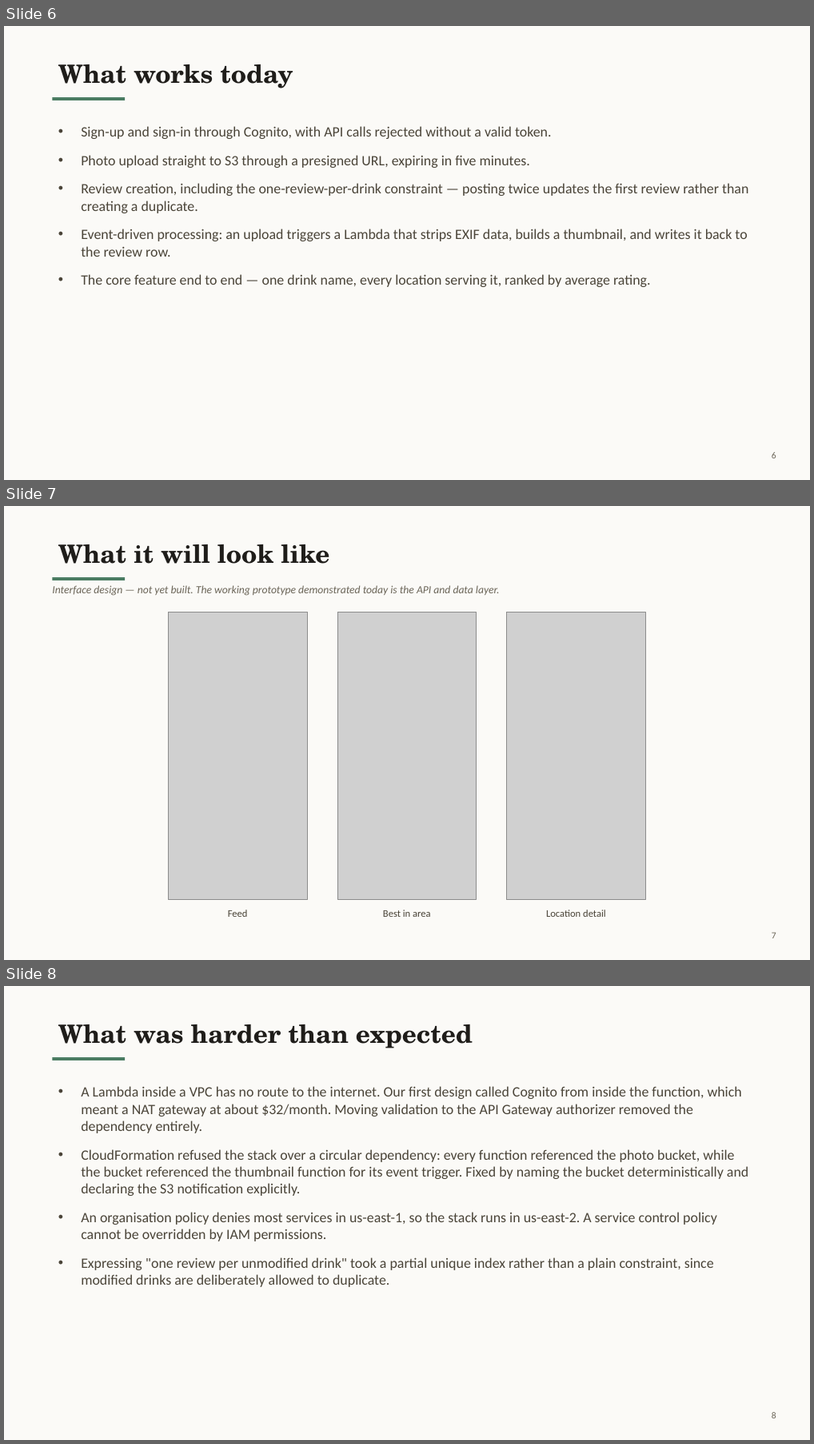
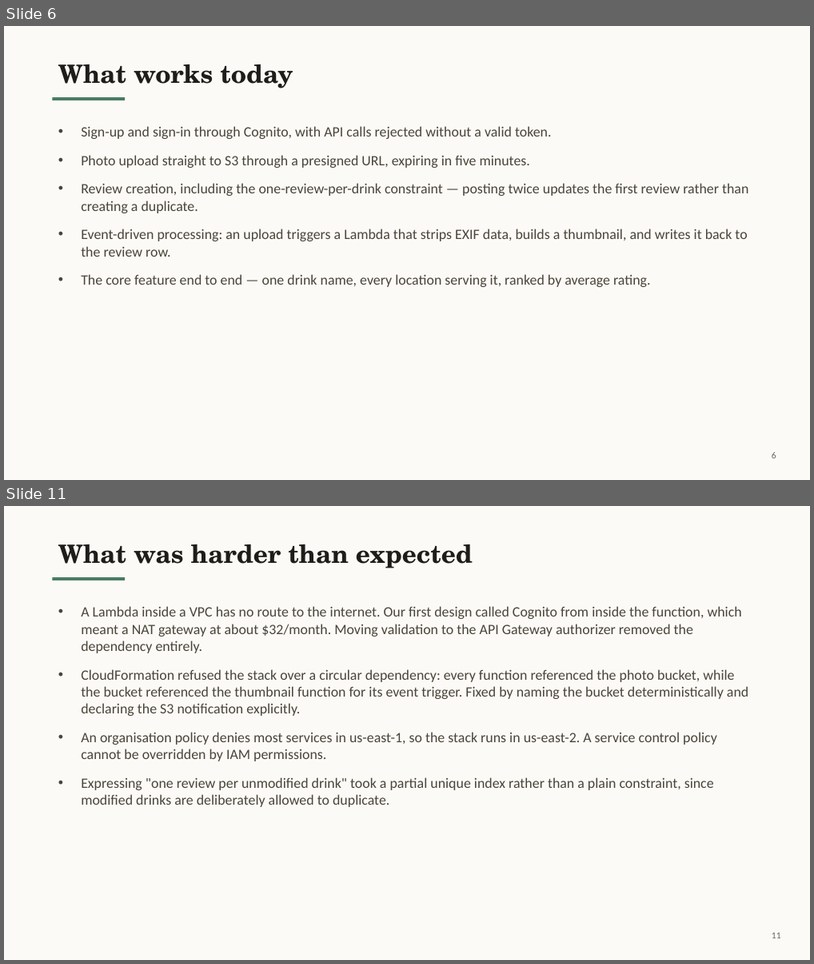
Before and after one commit to MangakingO/Sip, a slide deck: sip-repo/docs/GroupNN-Sip.pptx. Shown one above the other, each under a label of ours: slides 6, 7 and 8 before the commit, slides 6 and 11 after it; the slides between them are not shown. The pictures are 814x1444 and 814x964 pixels, drawn with LibreOffice and Linux fonts; fonts in the diff are those of the drawing; grey boxes stand for pictures. Boxes give left, top, right and bottom in pixels: in the first picture for what was removed or moved away, otherwise in the second. Text is boxed around its words. In the diff, an @@ line names an element or a change of style, - is before the commit and + after.

```diff
--- a/sip-repo/docs/GroupNN-Sip.pptx
+++ b/sip-repo/docs/GroupNN-Sip.pptx
@@ slide 7 removed at <box>4,506,810,960</box>, background #FBFAF7; not listed: 1 template element that a slide beside it also shows @@
@@ title removed at <box>58,544,330,564</box> @@
-What it will look like
@@ text removed at <box>52,585,500,596</box> @@
-Interface design — not yet built. The working prototype demonstrated today is the API and data layer.
@@ picture removed at <box>169,612,308,900</box> @@
@@ picture removed at <box>338,612,477,900</box> @@
@@ picture removed at <box>506,612,646,900</box> @@
@@ text removed at <box>228,909,248,916</box> @@
-Feed
@@ text removed at <box>383,909,431,916</box> @@
-Best in area
@@ text removed at <box>546,909,606,916</box> @@
-Location detail
@@ page number removed at <box>772,932,777,938</box> @@
-7
@@ what was slide 8 is now slide 11 @@
@@ page number at <box>772,932,782,938</box>: text changed @@
-8
+11
```
Also in this commit, not shown: 4 slides added, 3 other files.
